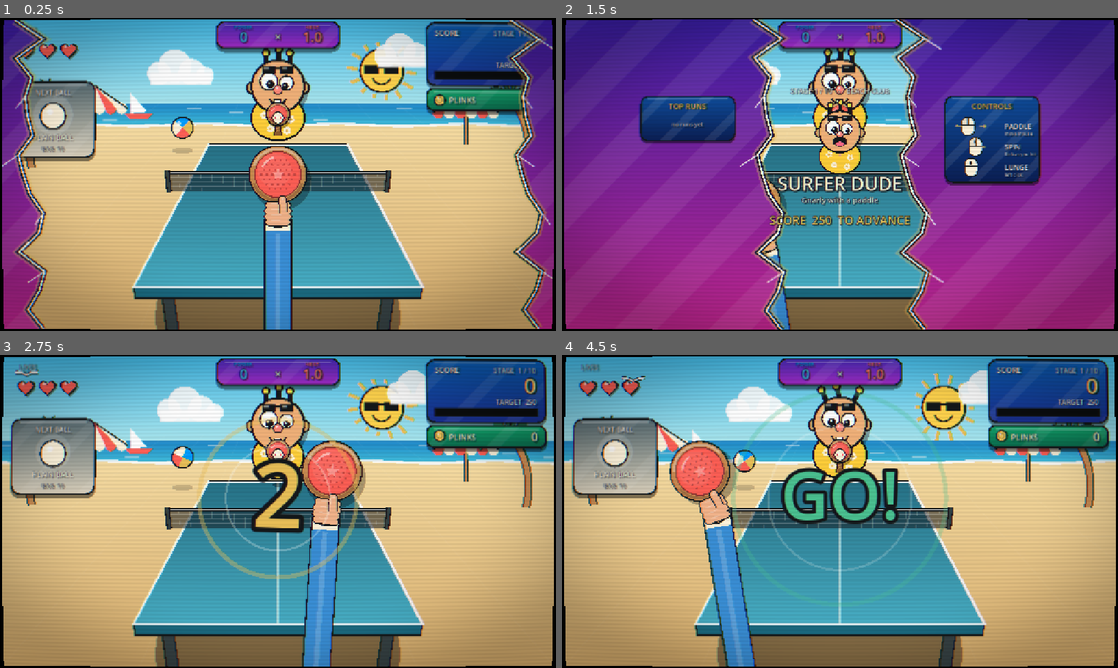
Above: before the commit, frames 1-4 (two rows, left to right).
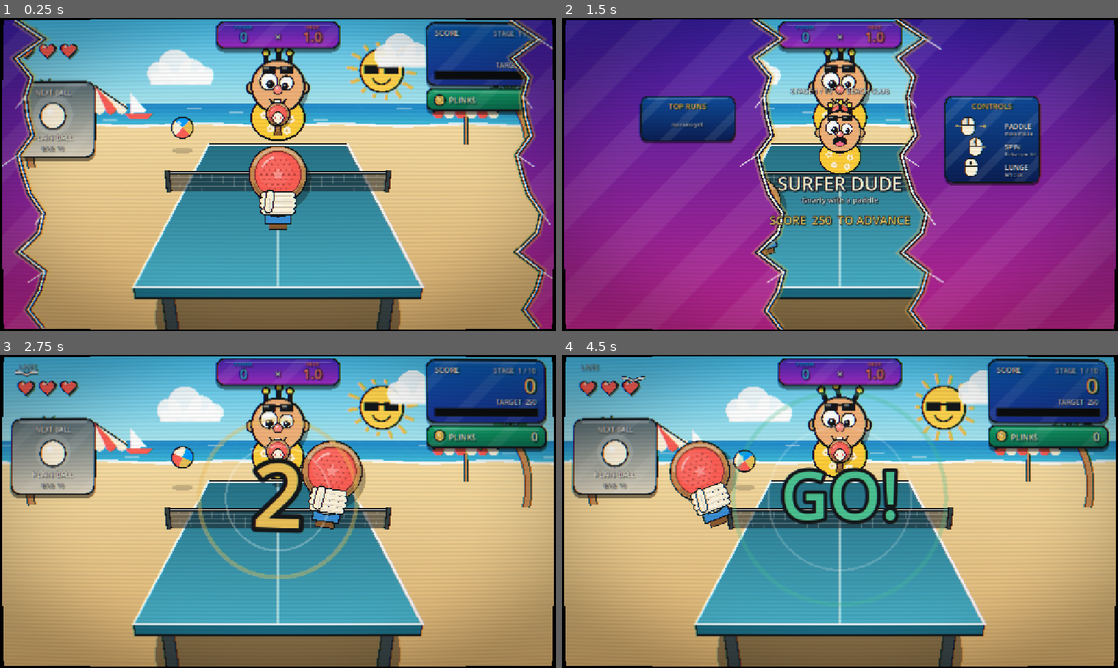
Above: after the commit, the same moments.

Repository: happsie/RoguePong
Game: Godot game, scene res://scenes/main.tscn
Same seed, same stepped clock (60 frames per second), same inputs: the game is played once before the commit and once after it.
Inputs (mouse positions are in pixels of both pictures, inside the frame that each line leads up to):
- Up to frame 1 (0.25 s): no input
- Up to frame 2 (1.5 s): tap Enter at 0.5, 0.6 s; move the mouse to (962, 158) at 0.52 s; click (962, 158) at 0.67 s; tap Space at 0.77 s; drag from (728, 190) to (812, 237) at 1.27 s
- Up to frame 3 (2.75 s): move the mouse to (333, 442) at 2.02 s; tap Enter at 2.1 s; click (333, 442) at 2.17 s
- Up to frame 4 (4.5 s): drag from (812, 574) to (673, 464) at 2.77 s; move the mouse to (1006, 558) at 3.52 s; tap Enter at 3.6 s; click (1006, 558) at 3.67 s; tap Space at 3.77 s; drag from (673, 464) to (756, 433) at 4.27 s

The runs differ from the first frame. In frame 1, 2.4% of the frame differs, in the area x 46-54%, y 54-100%; in frame 2, 0.4%; in frame 3, 3.0%; in frame 4, 3.1%, in the area x 23-35%, y 40-100%.

Commit message:
Paddle hand: gloved fist with a cuff, no forearm
Co-Authored-By: Claude Sonnet 5.5 <noreply@anthropic.com>

Diff:
--- a/scripts/art.gd
+++ b/scripts/art.gd
@@ -164,46 +164,54 @@
 	ci.draw_set_transform(Vector2.ZERO, 0.0, Vector2.ONE)
 
 
-## The player's hand gripping the handle, with a sleeved forearm rising from the bottom of the screen.
-## `handle` is the skin's handle length. Draw it after the paddle.
+## The player's gloved hand gripping the handle: a fat cartoon fist, four fingers rolled round the
+## handle, a thumb over the top and a short cuff. `handle` is the skin's handle length. Draw it after the paddle.
 static func hand(ci: CanvasItem, pos: Vector2, r: float, tilt: float, alpha: float, handle: float = 1.0) -> void:
-	var skin := Color("f2b38a")
-	var sleeve := Color("3a8fd6")
-	var y := r * (0.55 + 1.3 * handle) - r * 0.45
-	# forearm: from the wrist down off the screen, in screen space so it stays roughly upright
-	var wrist := pos + Vector2(0, y + r * 0.2).rotated(tilt)
-	var far := Vector2(lerpf(wrist.x, 640.0, 0.25), 820.0)
-	var dir := (far - wrist).normalized()
-	ci.draw_line(wrist, far, Color(INK, alpha), r * 0.9 + 6.0)
-	ci.draw_line(wrist, far, Color(sleeve, alpha), r * 0.9)
-	ci.draw_line(wrist + dir * r * 0.5, far, Color(sleeve.lightened(0.18), alpha), r * 0.18)
-	ci.draw_line(wrist, wrist + dir * r * 0.42, Color(CREAM, alpha), r * 0.9)
+	var glove := Color("fff4dc")
+	var shade := glove.darkened(0.14)
+	var cuff := Color("3a8fd6")
+	var y := r * (0.55 + 1.3 * handle) - r * 0.85
+	var w := r * 0.55
 	ci.draw_set_transform(pos, tilt, Vector2.ONE)
-	# fist: a palm with four fingers wrapped around the handle and the thumb laid along it
-	var w := r * 0.4
-	ellipse(ci, Vector2(0, y + r * 0.04), w + 3.0, r * 0.42 + 3.0, Color(INK, alpha))
-	ellipse(ci, Vector2(0, y + r * 0.04), w, r * 0.42, Color(skin.darkened(0.08), alpha))
-	for i in 4:
-		var fy := y - r * 0.3 + i * r * 0.2
-		var fx := w * (0.92 - absf(i - 1.5) * 0.08)
-		ci.draw_line(Vector2(-fx, fy), Vector2(fx, fy), Color(INK, alpha), r * 0.22 + 5.0)
-		ci.draw_circle(Vector2(-fx, fy), r * 0.11 + 2.5, Color(INK, alpha))
-		ci.draw_circle(Vector2(fx, fy), r * 0.11 + 2.5, Color(INK, alpha))
-	for i in 4:
-		var fy := y - r * 0.3 + i * r * 0.2
-		var fx := w * (0.92 - absf(i - 1.5) * 0.08)
-		ci.draw_line(Vector2(-fx, fy), Vector2(fx, fy), Color(skin, alpha), r * 0.22)
-		ci.draw_circle(Vector2(-fx, fy), r * 0.11, Color(skin, alpha))
-		ci.draw_circle(Vector2(fx, fy), r * 0.11, Color(skin, alpha))
-		ci.draw_line(Vector2(-fx + r * 0.1, fy - r * 0.05), Vector2(fx * 0.3, fy - r * 0.05), Color(skin.lightened(0.3), 0.8 * alpha), maxf(1.5, r * 0.04))
-	# thumb, resting on top of the fingers
-	var t0 := Vector2(w * 0.55, y - r * 0.02)
-	var t1 := Vector2(w * 0.4, y - r * 0.5)
-	ci.draw_line(t0, t1, Color(INK, alpha), r * 0.24 + 5.0)
-	ci.draw_circle(t1, r * 0.12 + 2.5, Color(INK, alpha))
-	ci.draw_line(t0, t1, Color(skin, alpha), r * 0.24)
-	ci.draw_circle(t1, r * 0.12, Color(skin, alpha))
-	ci.draw_circle(t1 + Vector2(0, -r * 0.03), r * 0.05, Color(skin.lightened(0.35), alpha))
+	# cuff
+	var cr := Rect2(-w * 0.8, y + r * 0.3, w * 1.6, r * 0.42)
+	ci.draw_rect(cr.grow(3.0), Color(INK, alpha))
+	ci.draw_rect(cr, Color(cuff, alpha))
+	ci.draw_rect(Rect2(cr.position, Vector2(cr.size.x, cr.size.y * 0.3)), Color(cuff.lightened(0.3), alpha))
+	# back of the fist
+	var pc := Vector2(0, y + r * 0.08)
+	ellipse(ci, pc, w + 3.0, r * 0.4 + 3.0, Color(INK, alpha))
+	ellipse(ci, pc, w, r * 0.4, Color(glove, alpha))
+	ellipse(ci, pc + Vector2(w * 0.12, r * 0.12), w * 0.8, r * 0.26, Color(shade, alpha))
+	# four fat fingers rolled round the handle, each ending in a rounded tip on the right
+	var fh := r * 0.19
+	for pass_ in 2:
+		for i in 4:
+			var fy := y - r * 0.27 + i * fh * 1.02
+			var half := w * (1.0 - absf(i - 1.5) * 0.07)
+			var c := fh * 0.5
+			if pass_ == 0:
+				ci.draw_line(Vector2(-half, fy), Vector2(half, fy), Color(INK, alpha), fh + 5.0)
+				ci.draw_circle(Vector2(-half, fy), c + 2.5, Color(INK, alpha))
+				ci.draw_circle(Vector2(half, fy), c + 2.5, Color(INK, alpha))
+			else:
+				ci.draw_line(Vector2(-half, fy), Vector2(half, fy), Color(glove, alpha), fh)
+				ci.draw_circle(Vector2(-half, fy), c, Color(glove, alpha))
+				ci.draw_circle(Vector2(half, fy), c, Color(glove, alpha))
+				ci.draw_line(Vector2(-half + c, fy + c * 0.55), Vector2(half, fy + c * 0.55), Color(shade, alpha), maxf(2.0, fh * 0.16))
+				ci.draw_line(Vector2(-half * 0.55, fy - c * 0.4), Vector2(half * 0.2, fy - c * 0.4), Color(Color.WHITE, 0.9 * alpha), maxf(1.5, fh * 0.12))
+	# thumb: a chunky capsule laid diagonally over the front of the fingers
+	var t0 := Vector2(-w * 0.62, y + r * 0.22)
+	var t1 := Vector2(-w * 0.5, y - r * 0.3)
+	var tw := r * 0.25
+	ci.draw_line(t0, t1, Color(INK, alpha), tw + 5.0)
+	ci.draw_circle(t0, tw * 0.5 + 2.5, Color(INK, alpha))
+	ci.draw_circle(t1, tw * 0.5 + 2.5, Color(INK, alpha))
+	ci.draw_line(t0, t1, Color(glove, alpha), tw)
+	ci.draw_circle(t0, tw * 0.5, Color(glove, alpha))
+	ci.draw_circle(t1, tw * 0.5, Color(glove, alpha))
+	ci.draw_line(t0 + Vector2(tw * 0.1, tw * 0.32), t1 + Vector2(0, tw * 0.32), Color(shade, alpha), maxf(2.0, tw * 0.14))
+	ci.draw_circle(t1 + Vector2(-tw * 0.12, -tw * 0.15), tw * 0.16, Color(Color.WHITE, alpha))
 	ci.draw_set_transform(Vector2.ZERO, 0.0, Vector2.ONE)
 
 
Not shown, changed: CLAUDE.md
